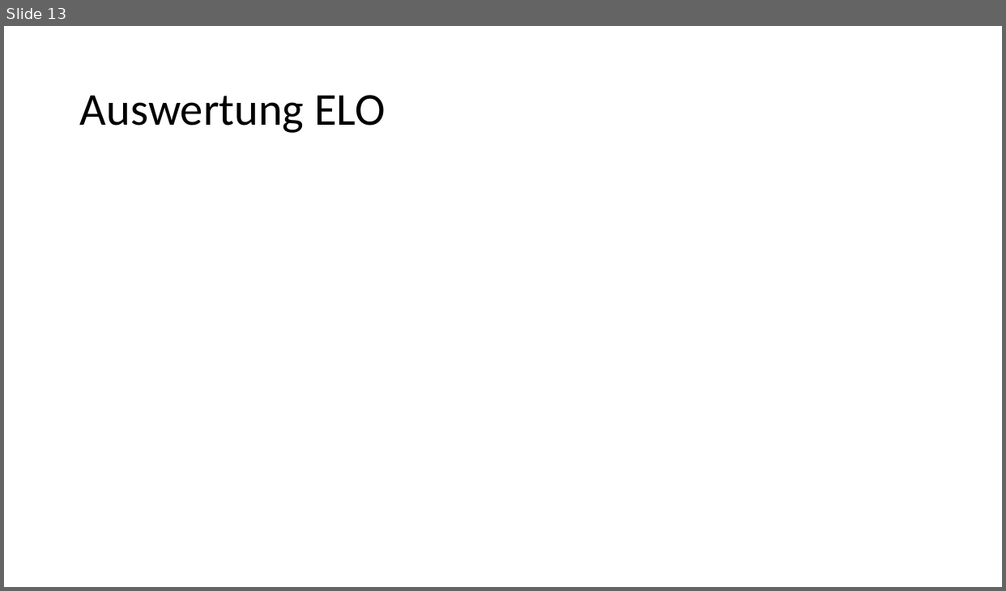
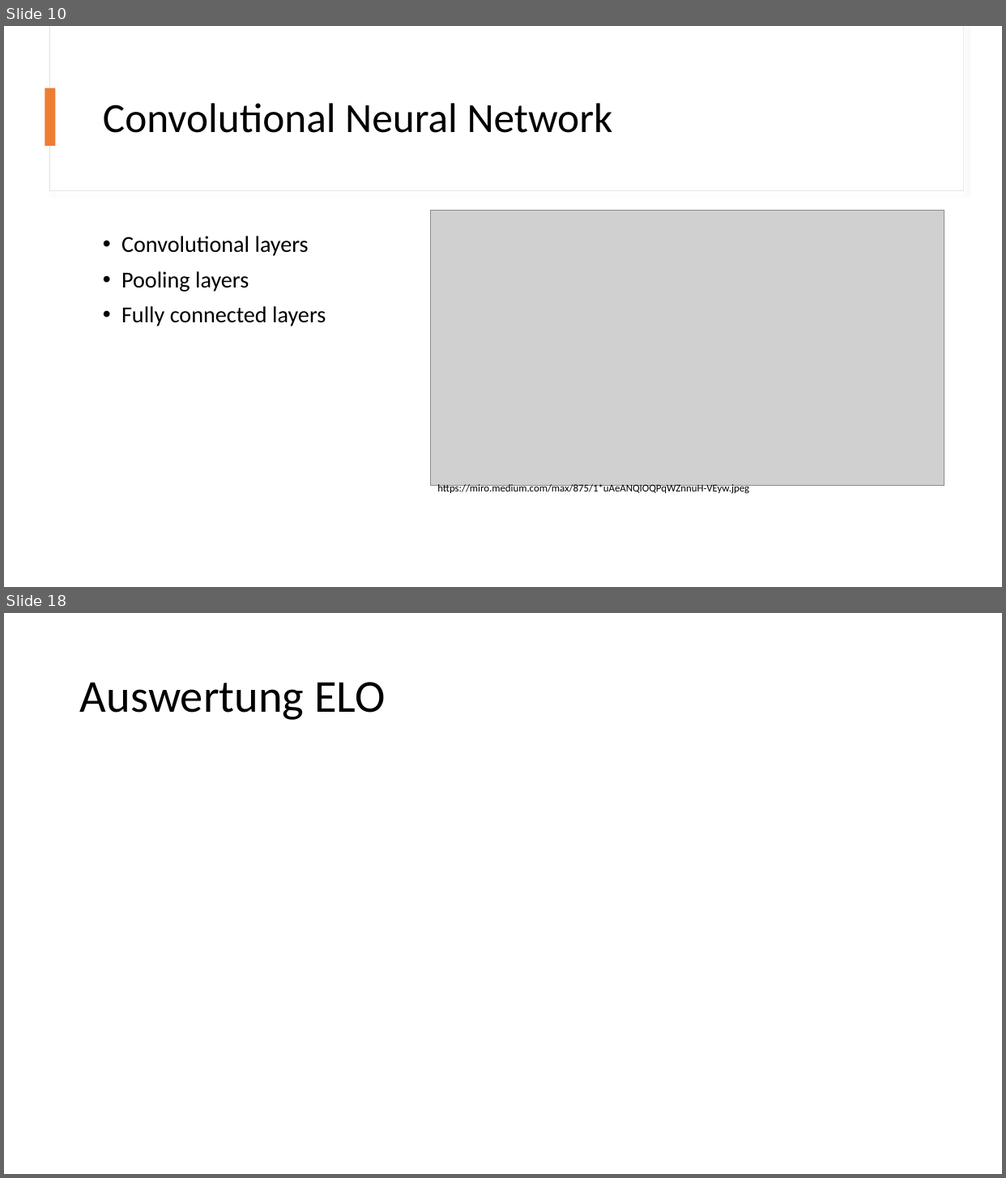
Before and after one commit to Brebeck-Jan/chessmaster, a slide deck: Präsentationen/Abschlusspräsentation/Chessmaster_Abschluss.pptx. Shown one above the other, each under a label of ours: slide 13 before the commit, slides 10 and 18 after it; the slides between them are not shown. The pictures are 1006x591 and 1006x1178 pixels, drawn with LibreOffice and Linux fonts; fonts in the diff are those of the drawing; grey boxes stand for pictures. Boxes give left, top, right and bottom in pixels: in the first picture for what was removed or moved away, otherwise in the second. Text is boxed around its words. In the diff, an @@ line names an element or a change of style, - is before the commit and + after.

```diff
--- a/Präsentationen/Abschlusspräsentation/Chessmaster_Abschluss.pptx
+++ b/Präsentationen/Abschlusspräsentation/Chessmaster_Abschluss.pptx
@@ slide 10 added at bbox=[4, 26, 1002, 587], background #FFFFFF @@
@@ rectangle added at bbox=[49, 26, 964, 191], fill #FFFFFF, outline #E1E1E1 0.75 pt @@
@@ rectangle added at bbox=[50, 26, 964, 190], fill #FFFFFF @@
@@ rectangle added at bbox=[45, 88, 56, 146], fill #ED7D31 @@
@@ title added at bbox=[103, 103, 613, 133], 40 pt, text #000000 @@
+Convolutional Neural Network
@@ picture added at bbox=[431, 210, 945, 485] @@
@@ text added at bbox=[121, 236, 326, 327], 22 pt, text #000000 @@
+• Convolutional layers
+• Pooling layers
+• Fully connected layers
@@ text added at bbox=[437, 484, 749, 493], 10 pt, text #000000 @@
+https://miro.medium.com/max/875/1*uAeANQIOQPqWZnnuH-VEyw.jpeg
@@ what was slide 13 is now slide 18 @@
```
Also in this commit, not shown: 11 slides changed, 11 other slides added, 5 slides removed.
